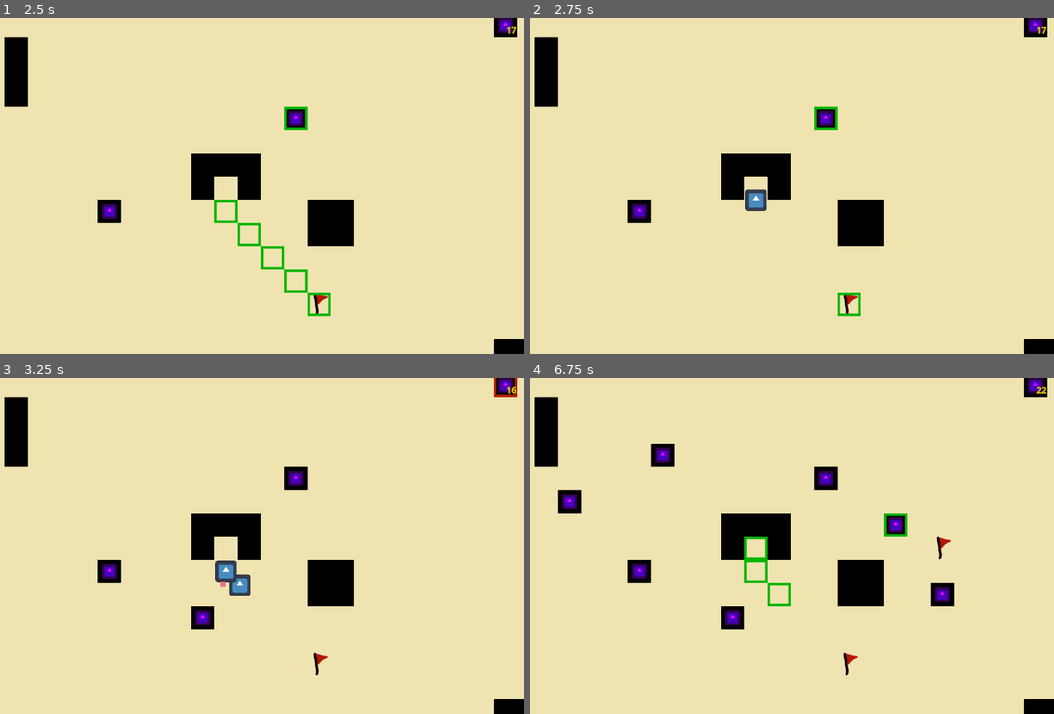
Above: before the commit, frames 1-4 (two rows, left to right).
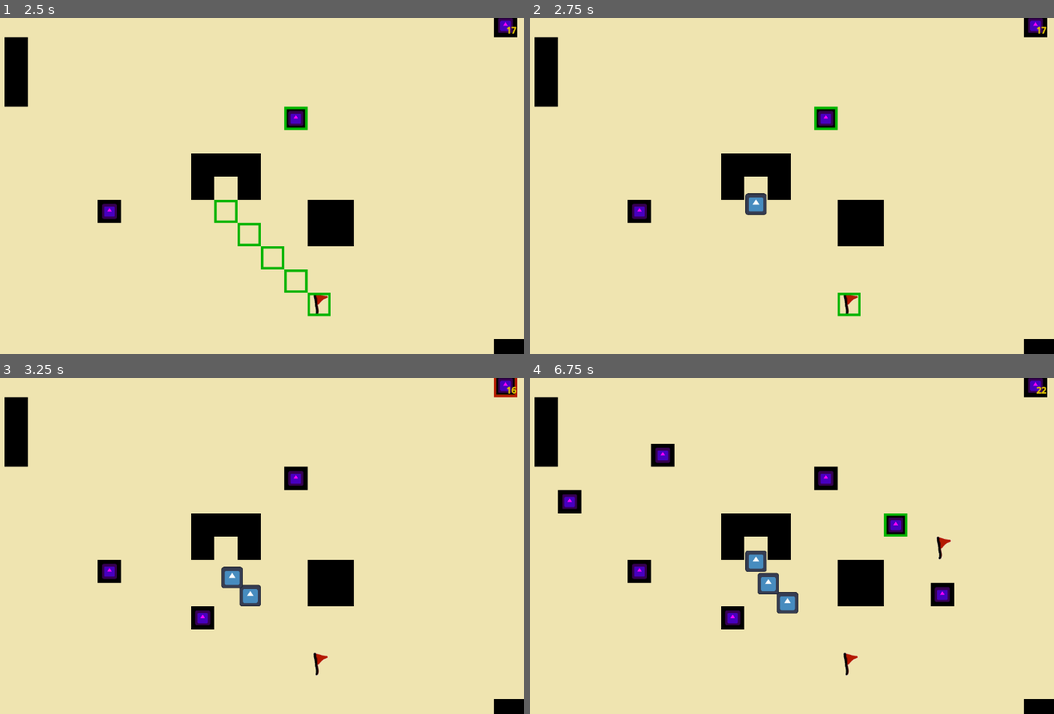
Above: after the commit, the same moments.

Repository: maakep/godot-td-poc
Game: Godot game, scene res://game.tscn
Same seed, same stepped clock (60 frames per second), same inputs: the game is played once before the commit and once after it. The engine's default icon, where the game draws it, is replaced by a stand-in: a white triangle on a blue panel in a dark square.
Inputs (mouse positions are in pixels of both pictures, inside the frame that each line leads up to):
- Up to frame 1 (2.5 s): tap Enter at 0.5, 2 s; drag from (492, 31) to (282, 112) at 0.52 s; tap Space at 1.25 s; drag from (104, 202) to (503, 24) at 1.27 s; move the mouse to (282, 112) at 2.02 s; tap R at 2.1 s; click (282, 112) at 2.17 s
- Up to frame 2 (2.75 s): no input
- Up to frame 3 (3.25 s): drag from (193, 613) to (503, 384) at 2.77 s
- Up to frame 4 (6.75 s): move the mouse to (933, 596) at 3.52 s; tap R at 3.6, 5.1, 6.6 s; click (933, 596) at 3.67 s; drag from (577, 495) to (640, 572) at 4.27 s; move the mouse to (786, 546) at 5.02 s; click (786, 546) at 5.17 s; drag from (666, 462) to (640, 572) at 5.77 s; move the mouse to (886, 529) at 6.52 s; click (886, 529) at 6.67 s

Frame 1 is identical in both runs. In frame 2, 0.2% of the frame differs, in the area x 41-46%, y 51-59%; in frame 3, 0.7%; in frame 4, 1.0%, in the area x 40-52%, y 47-71%.

Commit message:
chore: upgrade project

Diff:
--- a/buildings/tower.gd
+++ b/buildings/tower.gd
@@ -20,6 +20,9 @@
 	area.connect("area_entered", Callable(self, "_on_area_entered"))
 	area.connect("area_exited", Callable(self,"_on_area_exited"))
 
+
+var attacking = false
+
 func attack():
 	if !attack_timer.is_stopped():
 		return
@@ -39,7 +42,7 @@
 	attack()
 
 
-var attacking = false
+
 
 func _on_area_entered(obj):
 	if obj.is_in_group("enemy"):
--- a/creeps/enemy.gd
+++ b/creeps/enemy.gd
@@ -1,5 +1,4 @@
 extends Area2D
-
 
 var path
 var next_target
@@ -15,11 +14,10 @@
 	Events.on_obstacles_built.connect(on_tower_built)
 
 var waypoints_reached = 0
-func _physics_process(delta):
+func _physics_process(_delta):
 	global_position = global_position.move_toward(next_target, 1 * ms)
 
 	if global_position.distance_to(next_target) < 0.01:
-		var matched_waypoint = null
 		for i in range(my_waypoints.size()):
 			if global_position.distance_to(my_waypoints[i]) < 0.5:
 				my_waypoints.remove_at(i)
@@ -32,15 +30,13 @@
 			queue_free()
 
 
-func on_tower_built(obj, cell):
+func on_tower_built(_obj, _cell):
 	var new_path = Pathfinder.instance.calc_path(next_target, my_waypoints)
 	if !new_path:
 		return
 
 	path = new_path
 	next_target = path.pop_front()
-
-
 
 
 func take_damage(dmg: int):
--- a/creeps/enemies.gd
+++ b/data/enemies.gd
@@ -2,8 +2,8 @@
 
 static var all = {
 	"Goblin": {
-		"ms": 3,
-		"hp": 100,
+		"ms": 4,
+		"hp": 200,
 		"sprite": preload("res://icon.svg"),
 	},
 	"Kobold": {
--- a/data/levels.gd
+++ b/data/levels.gd
@@ -11,24 +11,24 @@
 		"spawnInterval": 0.3,
 	},
 	{
-		"unit": "Kobold",
-		"amount": 2,
+		"unit": "Goblin",
+		"amount": 5,
 		"bounty": 11,
 		"spawnInterval": 0.3,
 
 	},
 	{
-		"unit": "Goblin King",
-		"amount": 100,
+		"unit": "Kobold",
+		"amount": 10,
 		"bounty": 5,
 		"spawnInterval": 0.3,
 
 	},
 	{
-		"unit": "Goblin",
-		"amount": 100,
+		"unit": "Goblin King",
+		"amount": 3,
 		"bounty": 13,
-		"spawnInterval": 0.3,
+		"spawnInterval": 2,
 
 	},
 	{
@@ -36,7 +36,6 @@
 		"amount": 999,
 		"bounty": 14,
 		"spawnInterval": 0.3,
-
 	}
 ]
 
--- /dev/null
+++ b/data/towers.gd
@@ -0,0 +1,6 @@
+class_name Towers
+
+static var all = [
+	{
+  }
+]
--- a/game.tscn
+++ b/game.tscn
@@ -54,38 +54,38 @@
 sources/0 = SubResource("TileSetAtlasSource_18k8o")
 sources/1 = SubResource("TileSetAtlasSource_oaanw")
 
-[node name="World" type="Node2D"]
+[node name="World" type="Node2D" unique_id=1532954454]
 
-[node name="Layers" type="Node2D" parent="."]
+[node name="Layers" type="Node2D" parent="." unique_id=45757744]
 script = ExtResource("1_p41ps")
 
-[node name="TileMapLayer" type="TileMapLayer" parent="Layers"]
+[node name="TileMapLayer" type="TileMapLayer" parent="Layers" unique_id=2139592449]
 unique_name_in_owner = true
 tile_map_data = PackedByteArray("AAAAAAAAAQAAAAAAAAAAAAEAAQAAAAAAAAAAAAIAAQABAAAAAAAAAAMAAQABAAAAAAAAAAQAAQABAAAAAAAAAA …(282592 unchanged characters)…
 tile_set = SubResource("TileSet_4l8a7")
 
-[node name="MouseLayer" type="TileMapLayer" parent="Layers"]
+[node name="MouseLayer" type="TileMapLayer" parent="Layers" unique_id=920859812]
 tile_set = SubResource("TileSet_e3ows")
 
-[node name="Camera2D" type="Camera2D" parent="."]
+[node name="Camera2D" type="Camera2D" parent="." unique_id=1217828709]
 position = Vector2(92, 90)
 zoom = Vector2(0.7, 0.7)
 script = ExtResource("5_3wsd3")
 
-[node name="Spawner" type="Node2D" parent="."]
+[node name="Spawner" type="Node2D" parent="." unique_id=1354245988]
 script = ExtResource("6_ufcjl")
 
-[node name="Goal" type="Node2D" parent="."]
+[node name="Goal" type="Node2D" parent="." unique_id=1897954933]
 position = Vector2(1041, 538)
 
-[node name="Player" type="Node2D" parent="."]
+[node name="Player" type="Node2D" parent="." unique_id=1698020421]
 script = ExtResource("7_64int")
 
-[node name="Creeps" type="Node2D" parent="."]
+[node name="Creeps" type="Node2D" parent="." unique_id=4532851]
 
-[node name="CanvasLayer" type="CanvasLayer" parent="."]
+[node name="CanvasLayer" type="CanvasLayer" parent="." unique_id=1208537759]
 
-[node name="Gold" type="RichTextLabel" parent="CanvasLayer"]
+[node name="Gold" type="RichTextLabel" parent="CanvasLayer" unique_id=780512808]
 modulate = Color(0.870588, 0.752941, 0, 1)
 custom_minimum_size = Vector2(30, 30)
 anchors_preset = 1
--- a/misc/pathfinder.gd
+++ b/misc/pathfinder.gd
@@ -22,12 +22,12 @@
 	Events.on_obstacles_built.connect(on_tower_built)
 	Events.on_obstacle_removed.connect(on_tower_removed)
 
-func on_tower_built(obj, cell):
+func on_tower_built(_obj, cell):
 	var tile = tilemap.get_cell_tile_data(cell)
 	grid.set_point_solid(cell)
 	grid.update()
 
-func on_tower_removed(obj, cell):
+func on_tower_removed(_obj, cell):
 	var tile = tilemap.get_cell_tile_data(cell)
 	grid.set_point_solid(cell, false)
 	grid.update()
--- a/project.godot
+++ b/project.godot
@@ -8,11 +8,15 @@
 
 config_version=5
 
+[animation]
+
+compatibility/default_parent_skeleton_in_mesh_instance_3d=true
+
 [application]
 
 config/name="tdpoc"
 run/main_scene="res://game.tscn"
-config/features=PackedStringArray("4.3", "GL Compatibility")
+config/features=PackedStringArray("4.6", "GL Compatibility")
 config/icon="res://icon.svg"
 
 [autoload]
Not shown, added: buildings/projectile.gd.uid
Not shown, added: buildings/tower.gd.uid
Not shown, added: camera/camera_controls.gd.uid
Not shown, added: creeps/enemy.gd.uid
Not shown, added: data/enemies.gd.uid
Not shown, added: data/levels.gd.uid
Not shown, added: data/towers.gd.uid
Not shown: 1 places in game.tscn that only renumber resources
Not shown, added: gold_ui.gd.uid
Not shown, added: misc/events.gd.uid
Not shown, added: misc/pathfinder.gd.uid
Not shown, added: player/player.gd.uid
(and 1 more such lines)
